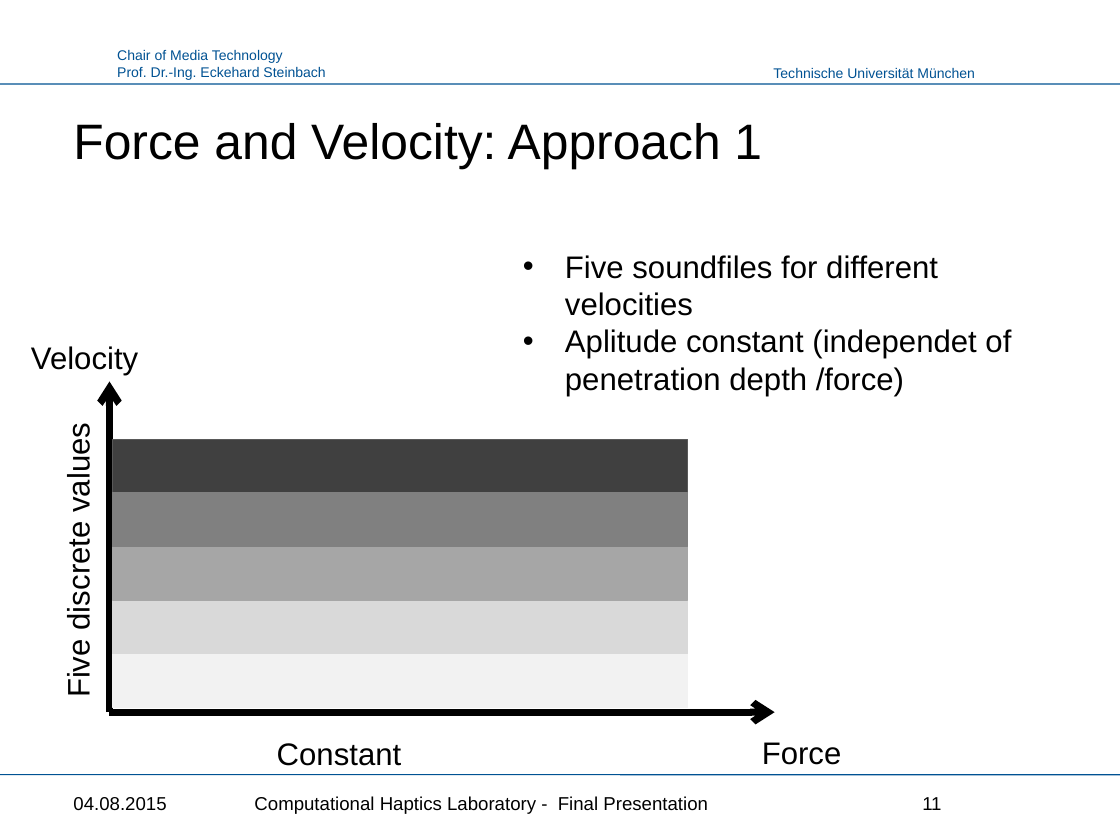
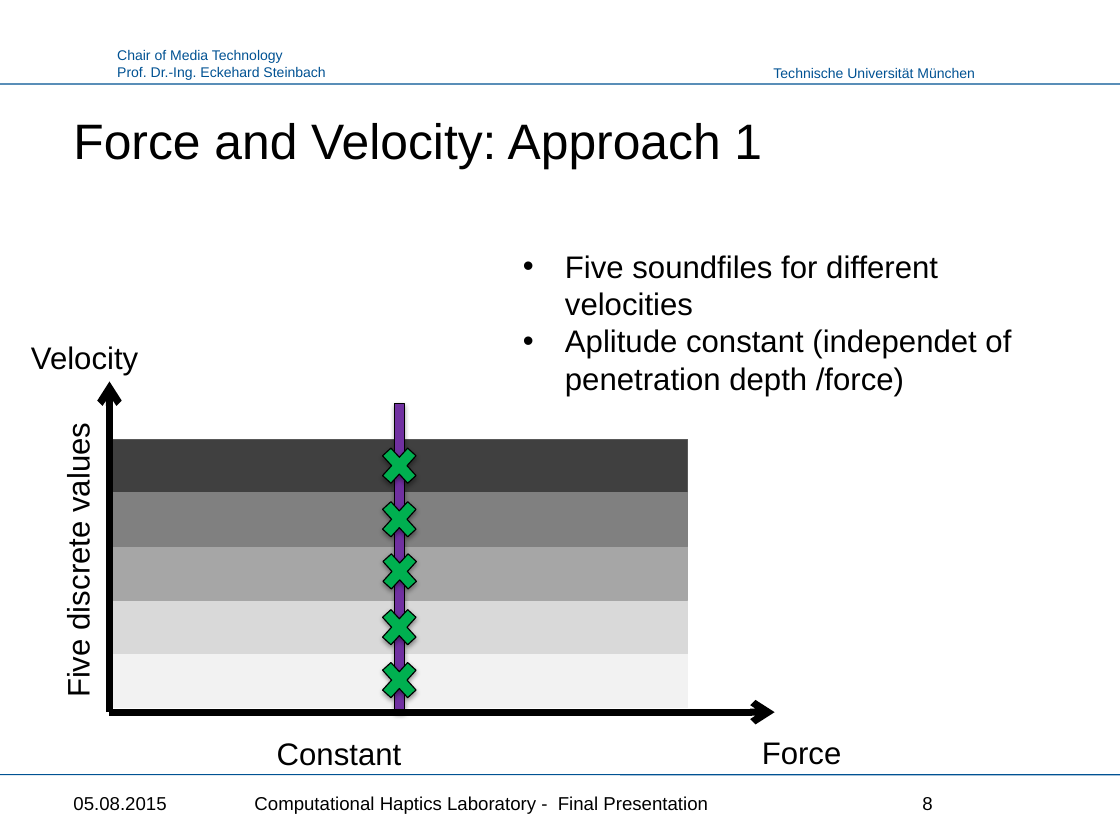
Before and after one commit to Punkbuster0401/HapticsLab, a slide deck: slide 8 of Haptics_Presentation.pptx (slide 11 before the commit). Drawn at 1120x840 pixels with LibreOffice and Linux fonts; fonts in the diff are those of the drawing; background and template pictures are left out. Boxes give left, top, right and bottom in pixels: in the first picture for what was removed or moved away, otherwise in the second. Text is boxed around its words. In the diff, an @@ line names an element or a change of style, - is before the commit and + after.

```diff
--- a/Haptics_Presentation.pptx
+++ b/Haptics_Presentation.pptx
@@ rectangle added at bbox=[394, 404, 404, 712], fill #7030A0, outline #000000 0.75 pt @@
@@ group added at bbox=[375, 439, 423, 707]: 5 crosses @@
@@ text at bbox=[73, 797, 166, 811]: text changed @@
-04.08.2015
+05.08.2015
@@ page number at bbox=[922, 797, 932, 810]: text changed @@
-11
+8
```
Also in this commit, not shown: 10 other slides changed, 6 slides added, 1 other file.
